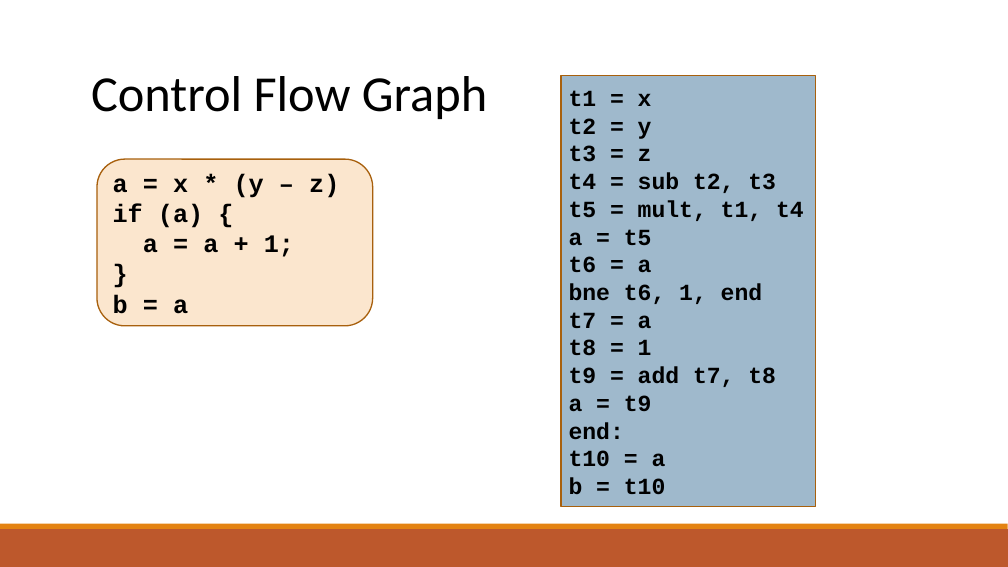
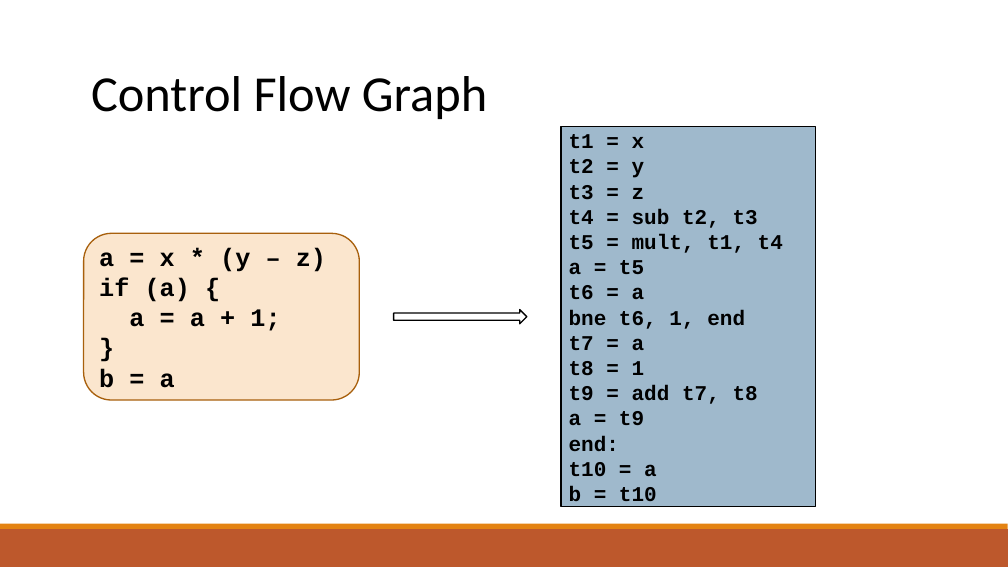
Before and after one commit to raghadzeidan/COMPILATION_TAU_FOR_STUDENTS, a slide deck: slide 3 of new_slides/register_allocation.pptx (slide 4 before the commit). Drawn at 1008x567 pixels with LibreOffice and Linux fonts; fonts in the diff are those of the drawing. Boxes give left, top, right and bottom in pixels: in the first picture for what was removed or moved away, otherwise in the second. Text is boxed around its words. In the diff, an @@ line names an element or a change of style, - is before the commit and + after.

Commit message:
adding slides

```diff
--- a/new_slides/register_allocation.pptx
+++ b/new_slides/register_allocation.pptx
@@ rectangle "t1 = x": place and size @@
-rectangle "t1 = x" at box(561, 76, 816, 507)
+rectangle "t1 = x" at box(561, 126, 816, 507)
@@ rectangle "t1 = x" at box(561, 126, 816, 507): size 22 to 20 pt; outline #A9610D 1.25 pt to #000000 1.25 pt @@
@@ rounded rectangle "a = x * (y ...": place and size @@
-rounded rectangle "a = x * (y ..." at box(97, 159, 373, 326)
+rounded rectangle "a = x * (y ..." at box(84, 234, 360, 401)
@@ right arrow added at box(394, 309, 527, 324), fill #FFFFFF, outline #000000 1.25 pt @@
```
Also in this commit, not shown: 4 other slides changed, 48 slides added, 1 slide removed, 1 other file.
